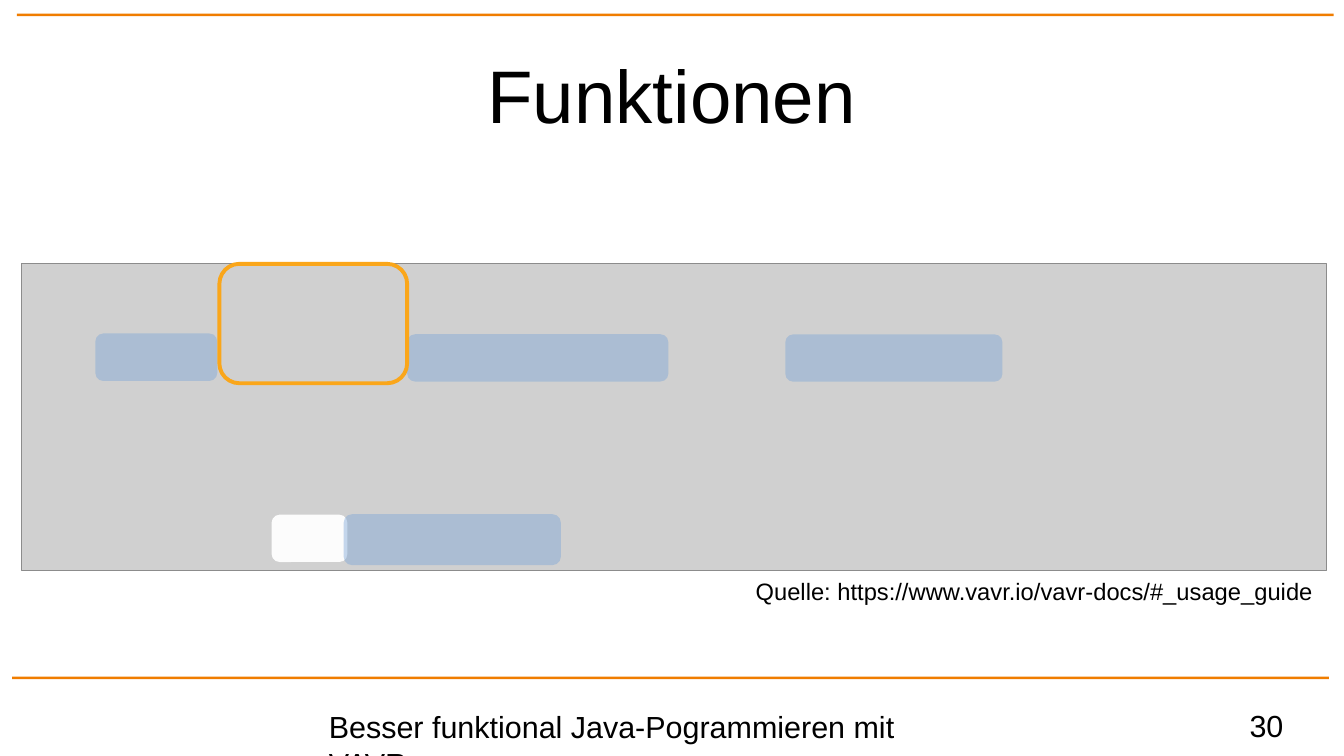
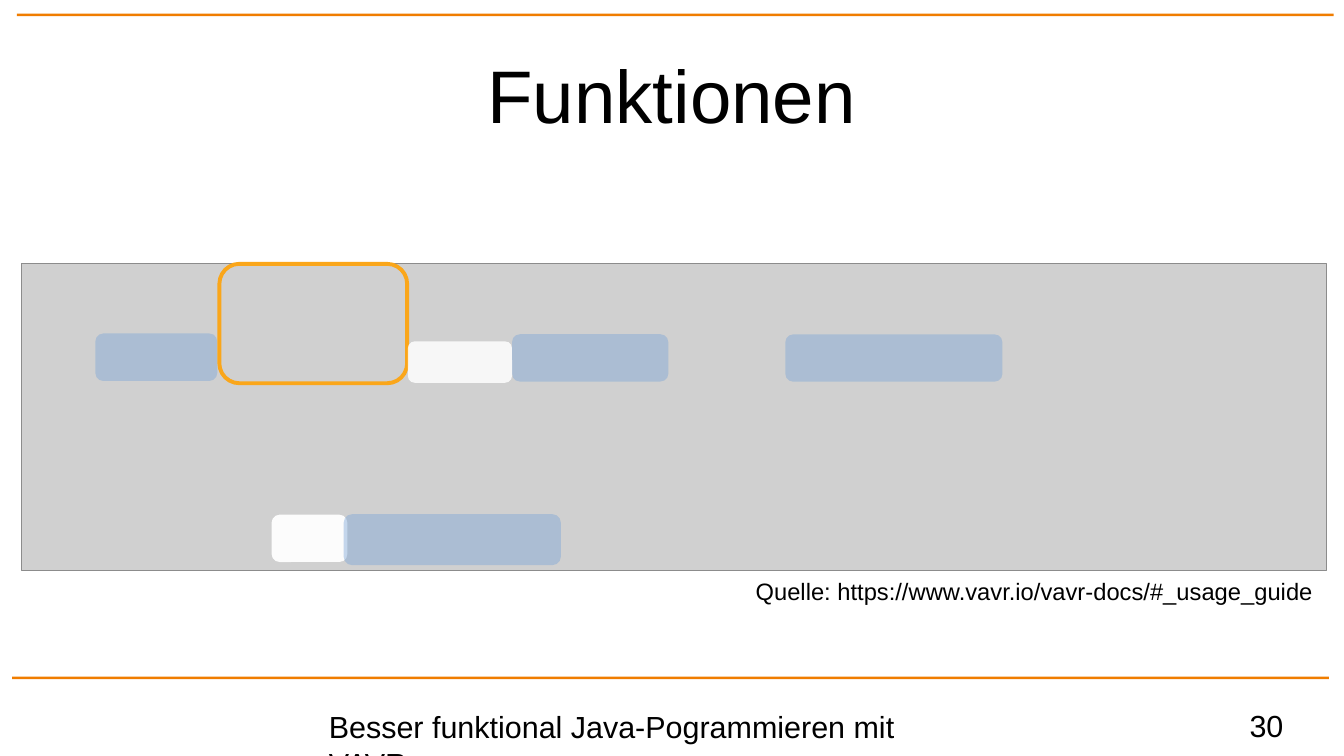
Before and after one commit to p3et/vavr-demo, a slide deck: slide 30 of coffee talk.odp. Drawn at 1344x756 pixels with LibreOffice and Linux fonts; fonts in the diff are those of the drawing; grey boxes stand for pictures; background and template pictures are left out. Boxes give left, top, right and bottom in pixels: in the first picture for what was removed or moved away, otherwise in the second. Text is boxed around its words. In the diff, an @@ line names an element or a change of style, - is before the commit and + after.

```diff
--- a/coffee talk.odp
+++ b/coffee talk.odp
@@ rounded rectangle added at [409, 341, 512, 383], fill #FFFFFF at 85% opacity @@
@@ rounded rectangle: place and size @@
-rounded rectangle at [407, 334, 668, 382]
+rounded rectangle at [512, 334, 668, 382]
```
Also in this commit, not shown: 14 other slides changed.
